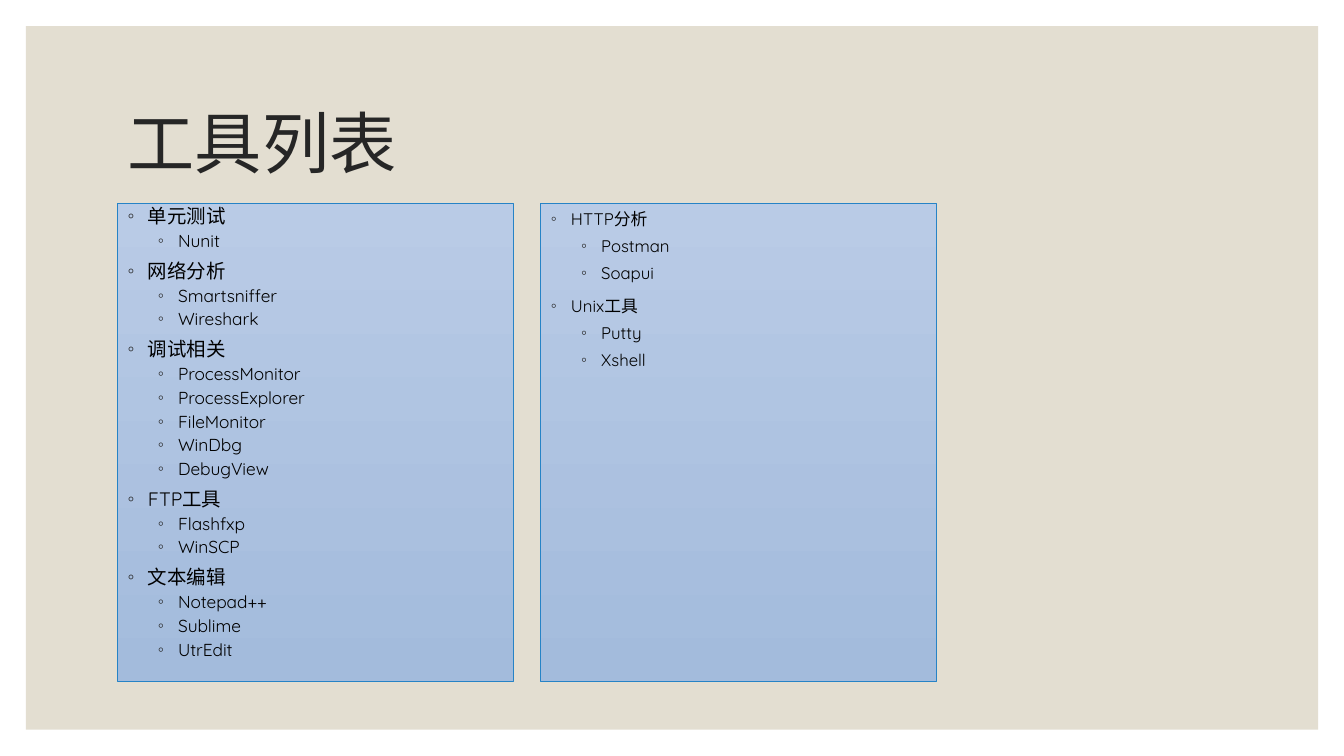
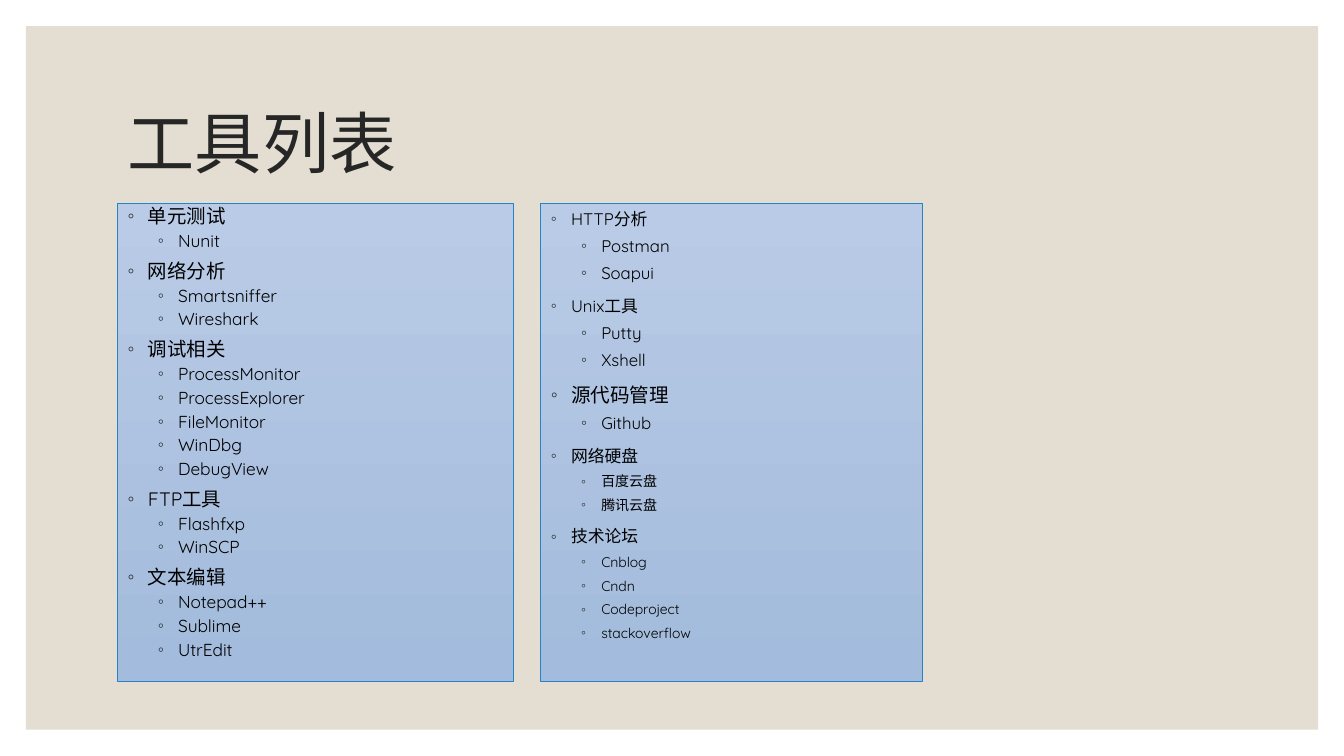
Before and after one commit to xhu218/HelloWorld, a slide deck: slide 2 of MyCProgram/周会PPT/开发经验分享.pptx. Drawn at 1344x756 pixels with LibreOffice and Linux fonts; fonts in the diff are those of the drawing. Boxes give left, top, right and bottom in pixels: in the first picture for what was removed or moved away, otherwise in the second. Text is boxed around its words. In the diff, an @@ line names an element or a change of style, - is before the commit and + after.

```diff
--- a/MyCProgram/周会PPT/开发经验分享.pptx
+++ b/MyCProgram/周会PPT/开发经验分享.pptx
@@ rectangle "HTTP分析" resized from (x1=540, y1=204, x2=937, y2=683) to (x1=540, y1=204, x2=923, y2=683) @@
@@ text in rectangle at (x1=571, y1=385, x2=691, y2=638): paragraphs added @@
+◦ 源代码管理
+  ◦ Github
+◦ 网络硬盘
+  ◦ 百度云盘
+  ◦ 腾讯云盘
+◦ 技术论坛
+  ◦ Cnblog
+  ◦ Cndn
+  ◦ Codeproject
+  ◦ stackoverflow
```
